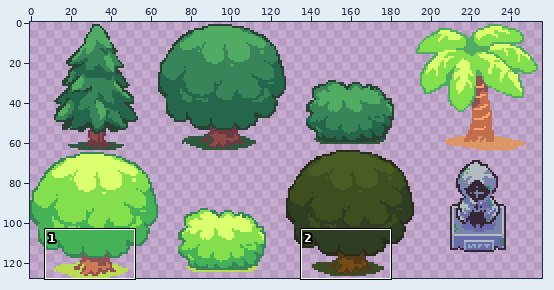
Pixel-art file: 64x64_Decors.aseprite. The first picture is a wide view before the edit; the outline marks the close-up.
Close-up. Before the edit:
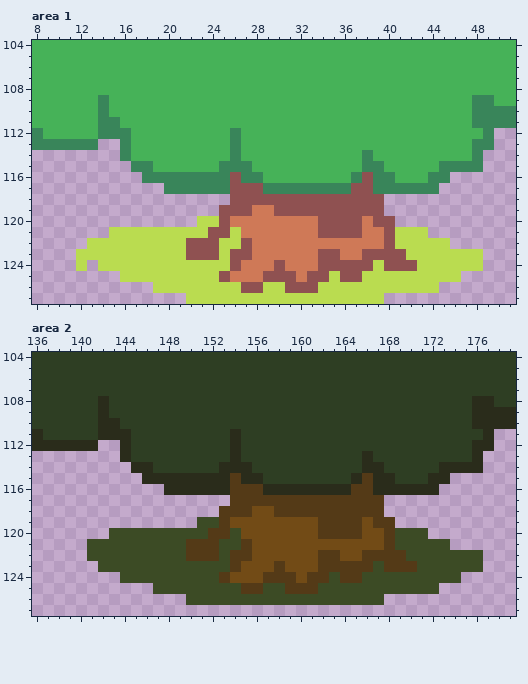
256x128 pixels, 1 frame. Shown: area 1: x 8..51, y 104..127; area 2: x 136..179, y 104..127. The commit also changed other parts of the picture, which this record leaves out.
New version:
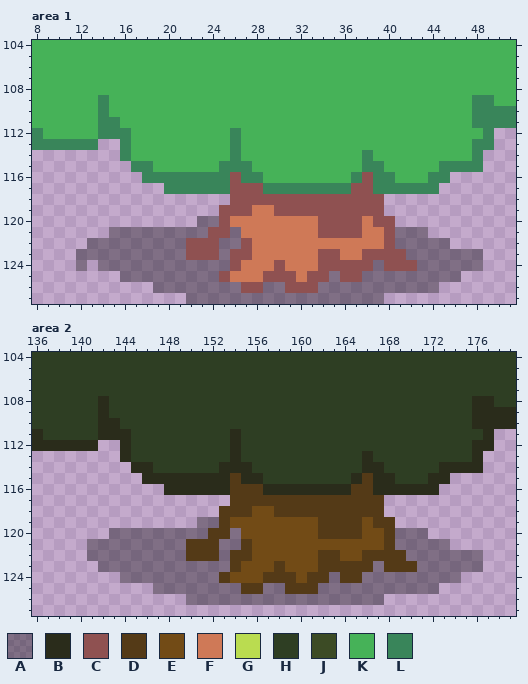
Palette (. is transparent): A #00000059  B #2a2c1b  C #8f5151  D #543a17  E #724b16  F #cf7957  G #badc50  H #2e3e23  J #3c4b25  K #46b258  L #39855a
From old to new:
Changed rows in their new state; - is an unchanged pixel.
Area 1:
first column x 12:
120 -----------AA------------------------
121 ---AAAAAAAAA--A--------------AAA-----
122 -AAAAAAAAA---AA--------------AAAAA---
123 AAAAAAAAAA---A----------------AAAAAAA
124 A-AAAAAAAAAAAA-------------A---AAAAAA
125 ----AAAAAAAAA----------A--AAAAAAAAA--
126 -------AAAAAAAA--AA---AAAAAAAAAAA----
127 ----------AAAAAAAAAAAAAAAAAA---------
Area 2:
first column x 141:
119 ----------AA------------------------
120 --AAAAAAAAA--A--------------AAA-----
121 AAAAAAAAA---AA--------------AAAAA---
122 AAAAAAAAA---A----------------AAAAAAA
123 -AAAAAAAAAAAA-------------A---AAAAAA
124 ---AAAAAAAAA----------A--AAAAAAAAA--
125 ------AAAAAAAA--AA---AAAAAAAAAAA----
126 ---------AAAAAAAAAAAAAAAAAA---------
Where, in picture pixels (left, top, right, bottom), the same in both close-ups:
changed: (76, 216, 483, 304)
changed: (87, 517, 483, 605)
